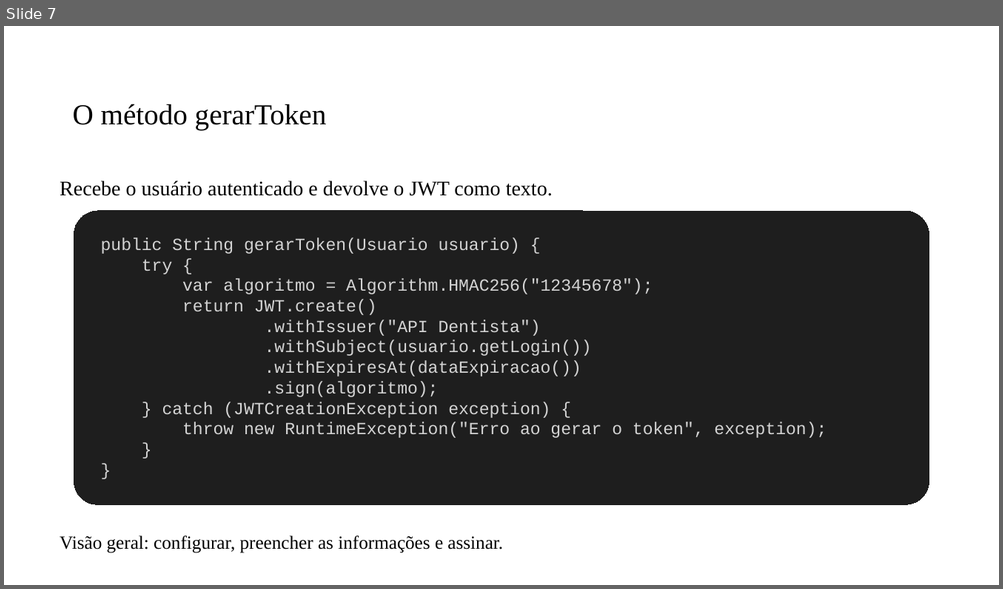
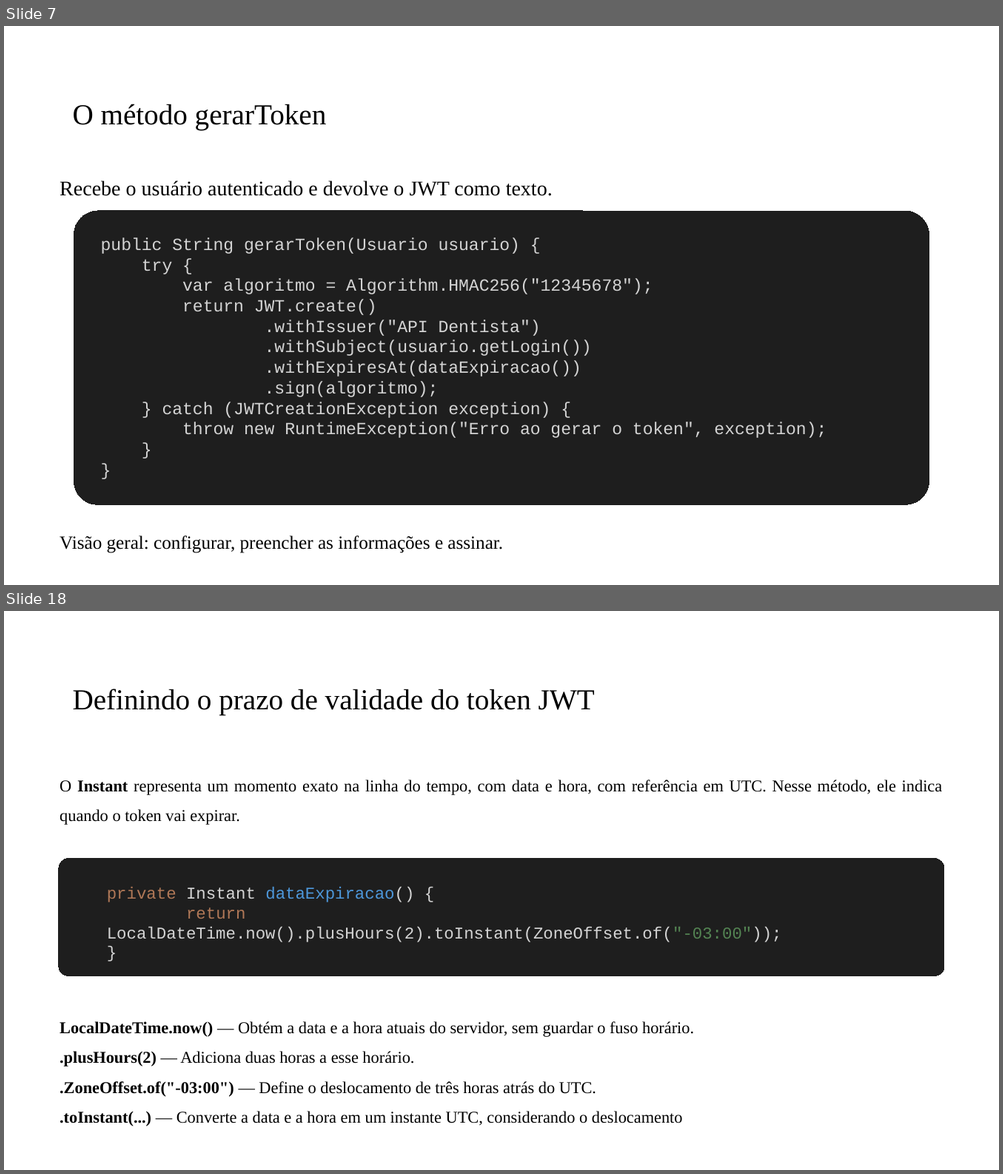
Before and after one commit to PedroMiho/UMC, a slide deck: engenharia-software/software-corporativo/boas-praticas/aula-07-JWT/spring-security.pptx. Shown one above the other, each under a label of ours: slide 7 before the commit, slides 7 and 18 after it; the slides between them are not shown. The pictures are 1003x589 and 1003x1174 pixels, drawn with LibreOffice and Linux fonts; fonts in the diff are those of the drawing; background and template pictures are left out. Boxes give left, top, right and bottom in pixels: in the first picture for what was removed or moved away, otherwise in the second. Text is boxed around its words. In the diff, an @@ line names an element or a change of style, - is before the commit and + after.

```diff
--- a/engenharia-software/software-corporativo/boas-praticas/aula-07-JWT/spring-security.pptx
+++ b/engenharia-software/software-corporativo/boas-praticas/aula-07-JWT/spring-security.pptx
@@ slide 18 added at box(4, 611, 999, 1170), background #FFFFFF @@
@@ title added at box(73, 689, 595, 715), 28 pt, text #000000 @@
+Definindo o prazo de validade do token JWT
@@ text added at box(60, 780, 942, 825), 16 pt, text #000000 @@
+O Instant representa um momento exato na linha do tempo, com data e hora, com referência em UTC. Nesse método, ele indica quando o token vai expirar.
@@ rounded rectangle added at box(59, 859, 944, 976), fill #1E1E1E, outline #1E1E1E 0.75 pt @@
@@ text added at box(107, 887, 782, 943), 16 pt, text #D4D4D4 @@
+private Instant dataExpiracao() {
+return LocalDateTime.now().plusHours(2).toInstant(ZoneOffset.of("-03:00"));
+}
@@ text added at box(60, 1022, 694, 1127), 16 pt, text #000000 @@
+LocalDateTime.now() — Obtém a data e a hora atuais do servidor, sem guardar o fuso horário.
+.plusHours(2) — Adiciona duas horas a esse horário.
+.ZoneOffset.of("-03:00") — Define o deslocamento de três horas atrás do UTC.
+.toInstant(...) — Converte a data e a hora em um instante UTC, considerando o deslocamento
```
Also in this commit, not shown: 10 slides changed, 3 other slides added, 2 other files.
